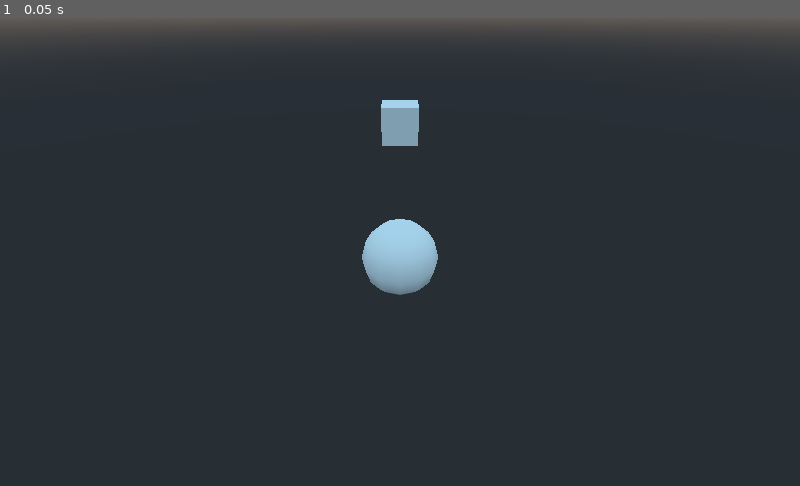
Above: before the commit, frame 1.
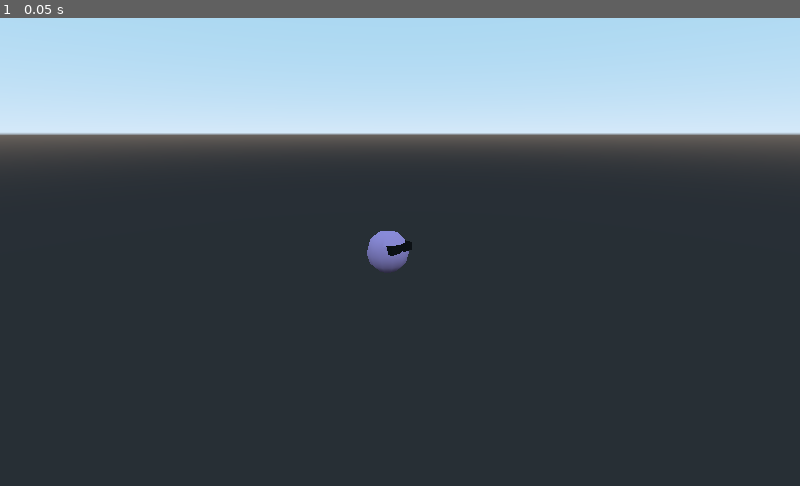
Above: after the commit, the same moment.

Repository: Colton-O/Meteor
Game: Godot game, scene res://level_01.tscn
Same seed, same stepped clock (60 frames per second), same inputs: the game is played once before the commit and once after it.
Inputs:
- Up to frame 1 (0.05 s): no input

The runs differ from the first frame. In frame 1, 30% of the frame differs, in the area x 0-100%, y 0-60%.

Commit message:
Camera and gravity

Diff:
--- a/Meteor_game/Cam_control.gd
+++ b/Meteor_game/Cam_control.gd
@@ -1,9 +1,9 @@
 extends Camera
 
 var camPos: Vector3 = Vector3(0,0,0)
-var x = 0
+var x = 10
 var y = 5
-var z = 7
+var z = -10
 var target
 # Called when the node enters the scene tree for the first time.
 func _ready():
@@ -13,8 +13,8 @@
 # Called every frame. 'delta' is the elapsed time since the previous frame
 func _process(_delta):
 	var t_pos = target.translation
-	var m_vel = target.velocity
-
+	# var m_vel = target.velocity
 	camPos = Vector3(t_pos.x + x, t_pos.y + y, t_pos.z + z)
 
+
 	look_at_from_position(camPos, t_pos, Vector3.UP)
--- a/Meteor_game/Char_Control.gd
+++ b/Meteor_game/Char_Control.gd
@@ -2,16 +2,25 @@
 
 
 # Declare member variables here. Examples:
-var speed = 10
-var acelleration = 1
+var speed = 0
+var acceleration = 1
 var velocity : Vector3 = Vector3(0,0,0)
+var decelrate = 1
+var direction
 
 
 # Called when the node enters the scene tree for the first time.
 func _ready():
 	pass # Replace with function body.
+	direction = Vector3.FORWARD
 
-func _physics_process(_delta):
-	acelleration = Input.get_action_strength("acel") - Input.get_action_strength("decel")
-	velocity = Vector3.FORWARD * acelleration * speed
+func _physics_process(delta):
+	acceleration = Input.get_action_strength("acel") - Input.get_action_strength("decel")
+	if acceleration != 0:
+		speed = 10 * acceleration
+	else:
+		speed = lerp(speed, 0, delta * decelrate)
+
+
+	velocity = direction * speed
 	velocity = move_and_slide(velocity, Vector3.UP)
--- /dev/null
+++ b/Meteor_game/Gravity_Well.gd
@@ -0,0 +1,26 @@
+extends Spatial
+
+
+# Declare member variables here. Examples:
+# var a = 2
+# var b = "text"
+var meteor
+var dist
+var gravity = 0
+var gravity_vector
+
+# Called when the node enters the scene tree for the first time.
+func _ready():
+	meteor = get_parent().get_node("meteor_root/meteor")
+
+func _physics_process(_delta):
+	dist = self.translation.distance_to(meteor.translation)
+	gravity_vector = (meteor.translation - self.translation) * -gravity
+	gravity_vector = meteor.direction + gravity_vector
+	meteor.direction = gravity_vector
+
+
+	if dist < 10:
+		gravity = .01
+	else:
+		gravity = 0
--- a/Meteor_game/Meteor.tscn
+++ b/Meteor_game/Meteor.tscn
@@ -1,7 +1,16 @@
-[gd_scene load_steps=4 format=2]
+[gd_scene load_steps=6 format=2]
 
 [ext_resource path="res://Char_Control.gd" type="Script" id=1]
 [ext_resource path="res://Cam_control.gd" type="Script" id=2]
+
+[sub_resource type="SpatialMaterial" id=2]
+albedo_color = Color( 0.831373, 0.662745, 0.917647, 1 )
+rim_enabled = true
+rim = 0.22
+rim_tint = 0.33
+
+[sub_resource type="SpatialMaterial" id=3]
+albedo_color = Color( 0, 0, 0, 1 )
 
 [sub_resource type="SphereShape" id=1]
 
@@ -11,6 +20,14 @@
 script = ExtResource( 1 )
 
 [node name="CSGSphere" type="CSGSphere" parent="meteor"]
+material = SubResource( 2 )
+
+[node name="CSGBox" type="CSGBox" parent="meteor/CSGSphere"]
+transform = Transform( 1, 0, 0, 0, 1, 0, 0, 0, 1, -0.00560796, 0.347045, -0.670768 )
+width = 1.227
+height = 0.361
+depth = 0.521
+material = SubResource( 3 )
 
 [node name="CollisionShape" type="CollisionShape" parent="meteor"]
 shape = SubResource( 1 )
--- /dev/null
+++ b/Meteor_game/Planet.tscn
@@ -0,0 +1,9 @@
+[gd_scene load_steps=2 format=2]
+
+[ext_resource path="res://Gravity_Well.gd" type="Script" id=1]
+
+[node name="Planet" type="Spatial"]
+transform = Transform( 3, 0, 0, 0, 3, 0, 0, 0, 3, 0, 0, 0 )
+script = ExtResource( 1 )
+
+[node name="CSGSphere" type="CSGSphere" parent="."]
--- a/Meteor_game/level_01.tscn
+++ b/Meteor_game/level_01.tscn
@@ -1,11 +1,12 @@
-[gd_scene load_steps=2 format=2]
+[gd_scene load_steps=3 format=2]
 
 [ext_resource path="res://Meteor.tscn" type="PackedScene" id=1]
+[ext_resource path="res://Planet.tscn" type="PackedScene" id=2]
 
 [node name="Spatial" type="Spatial"]
 
 [node name="meteor_root" parent="." instance=ExtResource( 1 )]
-transform = Transform( 1, 0, 0, 0, 1, 0, 0, 0, 1, 0, -0.173007, 0 )
+transform = Transform( 1, 0, 0, 0, 1, 0, 0, 0, 1, 0, -0.173007, 0.800085 )
 
-[node name="CSGBox" type="CSGBox" parent="."]
-transform = Transform( 1, 0, 0, 0, 1, 0, 0, 0, 1, 0, 0, -12.4802 )
+[node name="Planet" parent="." instance=ExtResource( 2 )]
+transform = Transform( 3, 0, 0, 0, 3, 0, 0, 0, 3, 0, -7.84245, -13.7034 )
